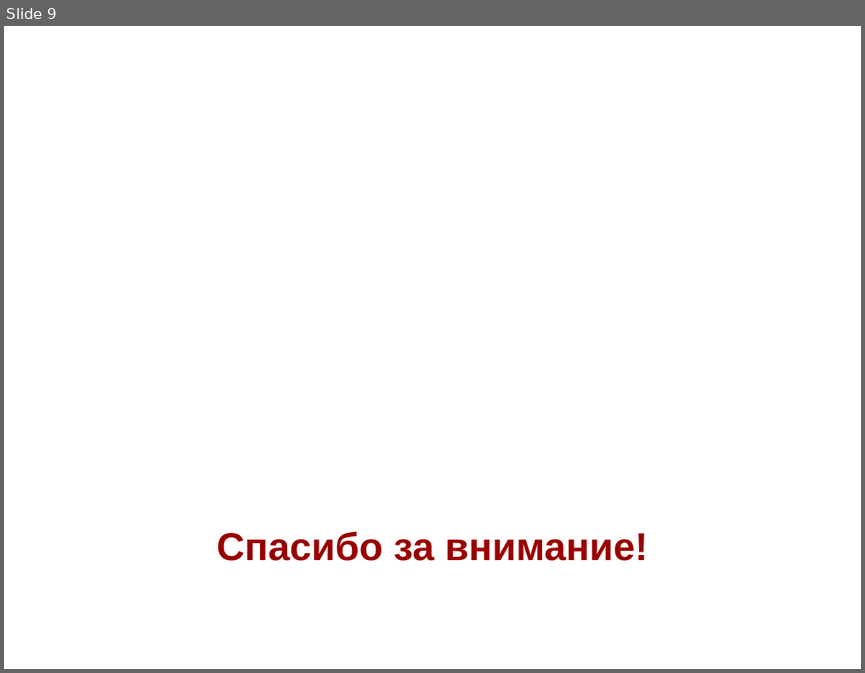
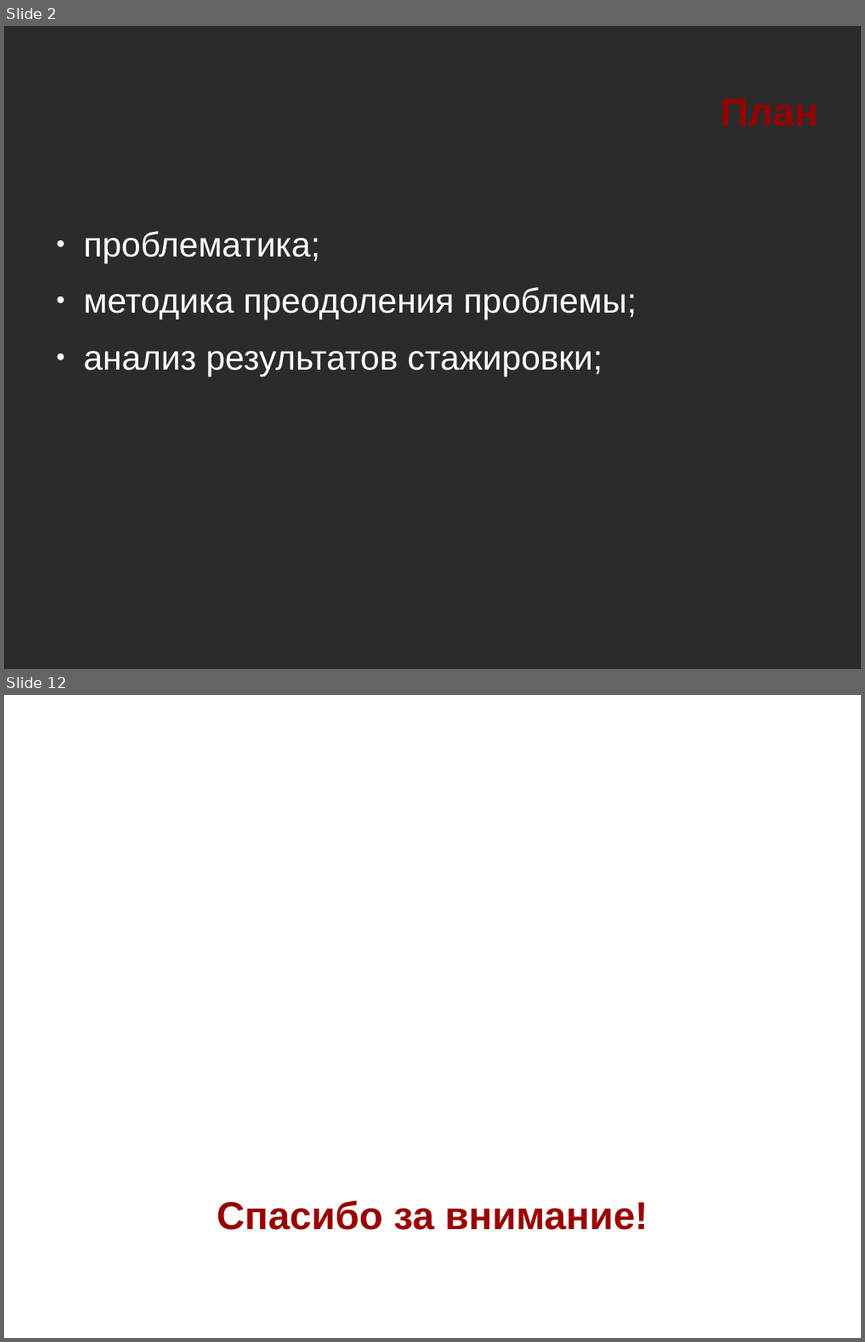
Before and after one commit to NIR-Ginko/presentations, a slide deck: 2020-02-07 ALT Join and community/ALT Join and community.odp. Shown one above the other, each under a label of ours: slide 9 before the commit, slides 2 and 12 after it; the slides between them are not shown. The pictures are 865x673 and 865x1342 pixels, drawn with LibreOffice and Linux fonts; fonts in the diff are those of the drawing; background and template pictures are left out; a plain dark background stands for a picture behind light text. Boxes give left, top, right and bottom in pixels: in the first picture for what was removed or moved away, otherwise in the second. Text is boxed around its words. In the diff, an @@ line names an element or a change of style, - is before the commit and + after.

```diff
--- a/2020-02-07 ALT Join and community/ALT Join and community.odp
+++ b/2020-02-07 ALT Join and community/ALT Join and community.odp
@@ slide 2 added at (4, 26, 861, 669), background picture (left out) @@
@@ title added at (721, 98, 818, 126), 36 pt, text #990000, bold @@
+План
@@ text added at (84, 231, 636, 376), 32 pt, text #FFFFFF @@
+● проблематика;
+● методика преодоления проблемы;
+● анализ результатов стажировки;
@@ what was slide 9 is now slide 12 @@
```
Also in this commit, not shown: 10 other slides added, 8 slides removed.
